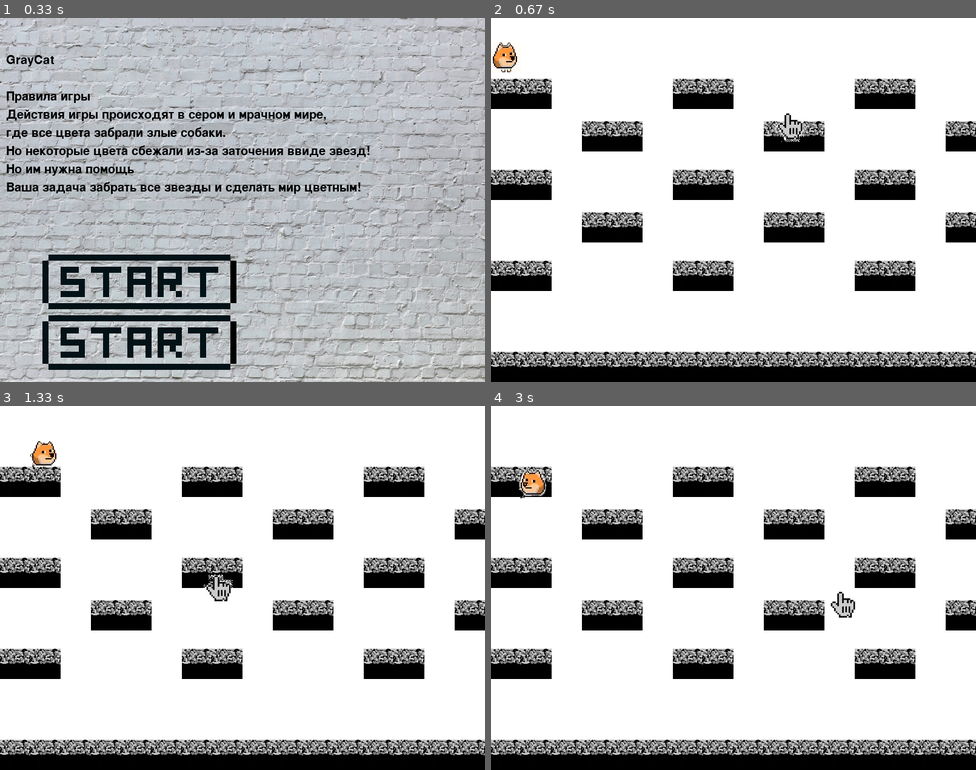
Above: before the commit, frames 1-4 (two rows, left to right).
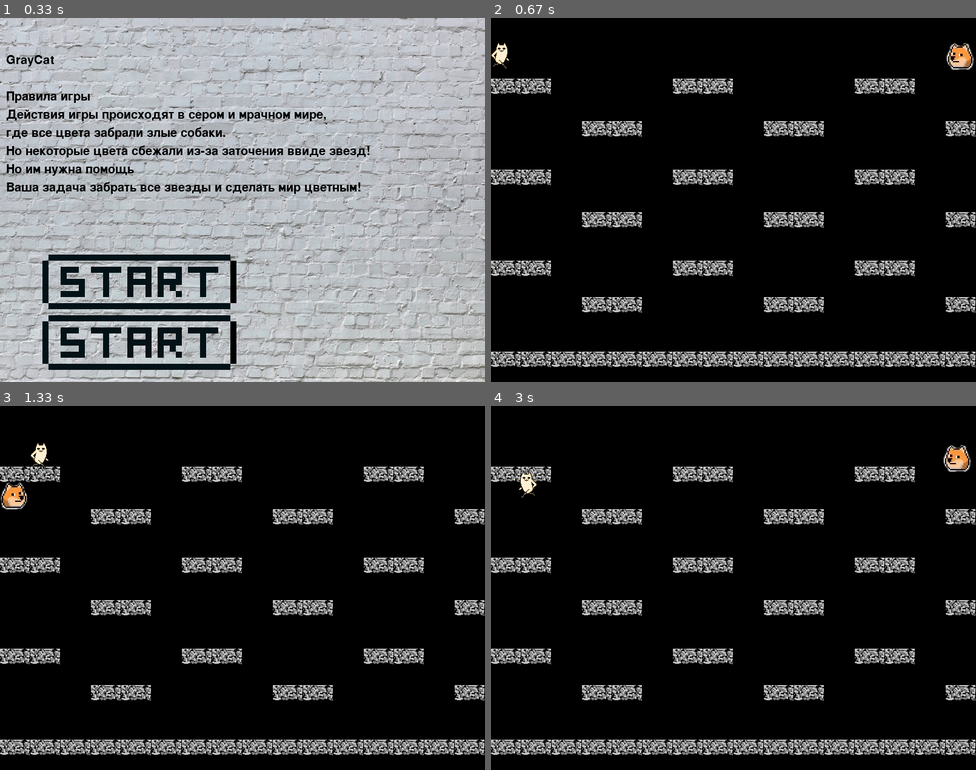
Above: after the commit, the same moments.

Repository: AnastasiaPotapova/PygameProject
Game: pygame game, started from game.py
The game is run twice, just before and just after one commit, with the same random seed, the same clock (stepped at 60 frames per second) and the same inputs.
Inputs (mouse positions are in pixels of both pictures, inside the frame that each line leads up to):
- Up to frame 1 (0.33 s): no input
- Up to frame 2 (0.67 s): press the mouse at (631, 338) at 0.37 s; move the mouse to (704, 225) at 0.47 s; release the mouse at (777, 112) at 0.6 s
- Up to frame 3 (1.33 s): press the mouse at (140, 726) at 0.7 s; move the mouse to (218, 668) at 0.8 s; release the mouse at (291, 613) at 0.93 s; hold Right from 1 s (still down); hold D from 1 s (still down); move the mouse to (203, 573) at 1.03 s
- Up to frame 4 (3 s): release Right at 1.47 s; release D at 1.47 s; hold Up 1.5-1.8 s; hold W 1.5-1.8 s; move the mouse to (573, 460) at 1.53 s; hold Right 1.83-2.3 s; hold D 1.83-2.3 s; move the mouse to (767, 504) at 1.87 s; hold Left 2.33-2.87 s; hold A 2.33-2.87 s; move the mouse to (791, 562) at 2.37 s; hold Left from 2.9 s (still down); hold A from 2.9 s (still down); move the mouse to (830, 591) at 2.93 s

Frame 1 is identical in both runs. In frame 2, 78% of the frame differs, in the area x 0-100%, y 0-96%; in frame 3, 78%; in frame 4, 78%.

Commit message:
Ну ладно, есть у меня еще мотивация

Diff:
--- a/data/level1.txt
+++ b/data/level1.txt
@@ -1,2 +1,2 @@
-550,0;550,50;550,100;550,150;550,200;550,250;550,300;550,350 …(239 unchanged characters)… ;250,600;400,650;400,600;320,750;170,750
-190,130;180,290;480,130;480,290;750,130;750,290
+550,0;550,50;550,100;550,150;550,200;550,250;550,300;550,350 …(239 unchanged characters)… ;250,600;400,650;400,600;320,750;170,750;460,150;460,450;460,200;460,500;460,750
+190,130;180,290;480,130;480,290;750,130;750,290;750,410;480,410;190,410
--- a/game.py
+++ b/game.py
@@ -98,7 +98,7 @@
             if event.type == pygame.MOUSEMOTION:
                 mouse.activ(pygame.mouse.get_pos())
                 pygame.mouse.set_visible(False)
-        screen.fill((255, 255, 255))
+        screen.fill((0, 0, 0))
         if pers.check():
             end_group.update()
             end_group.draw(screen)
@@ -149,10 +149,9 @@
             if event.type == pygame.KEYUP:
                 pers.x = 0
                 en.x = 0
-            if event.type == pygame.MOUSEMOTION:
-                mouse.activ(pygame.mouse.get_pos())
-                pygame.mouse.set_visible(False)
-        screen.fill((255, 255, 255))
+            if event.type == pygame.MOUSEBUTTONDOWN:
+                print(pygame.mouse.get_pos())
+        screen.fill((0, 0, 0))
         if pers.check() or en.check():
             end_group.update()
             end_group.draw(screen)
@@ -290,7 +289,7 @@
 
 
 class Block(pygame.sprite.Sprite):
-    image = load_image("block.jpg")
+    image = load_image("block.png")
 
     def __init__(self, g, x, y):
         super().__init__(g)
@@ -332,7 +331,7 @@
 
 
 class Creature(pygame.sprite.Sprite):
-    image = load_image("character'.jpg", -1)
+    image = load_image("character_right.png", -1)
     image_left = load_image("character_left.png", -1)
     image_right = load_image("character_right.png", -1)
     image_up = load_image("character_up.png")
@@ -409,7 +408,7 @@
 
 
 class Enemy(pygame.sprite.Sprite):
-    image = load_image("dog_right.png", -1)
+    image = load_image("dog_left.png", -1)
     image_left = load_image("dog_left.png", -1)
     image_right = load_image("dog_right.png", -1)
 
@@ -418,7 +417,7 @@
         self.image = Enemy.image
         self.rect = self.image.get_rect()
         self.mask = pygame.mask.from_surface(self.image)
-        self.rect.x = 0
+        self.rect.x = 750
         self.rect.y = 0
         self.jump_count = 15
         self.is_jump = False
@@ -478,8 +477,8 @@
 
 
 class Boss(pygame.sprite.Sprite):
-    image = load_image('ghost.png', -1)
-    image_angry = load_image('angry_ghost.png', -1)
+    image = load_image('ghost.png')
+    image_angry = load_image('angry_ghost.png')
 
     def __init__(self, g):
         super().__init__(g)
@@ -521,7 +520,7 @@
 
 
 class Bullet(pygame.sprite.Sprite):
-    image = load_image('bullet.png', -1)
+    image = load_image('bullet.png')
 
     def __init__(self, g, x, y, vel):
         super().__init__(g)
@@ -589,7 +588,10 @@
         game_1()
         end_screen()
     elif k == 2:
+        boss_group.empty()
         door_group.empty()
+        mg.empty()
+        star_group.empty()
         end_group = EndGroup()
         pers_group = pygame.sprite.Group()
         pers = Creature(pers_group)
Binary file changed: data/1x1.png
Binary file changed: data/angry_ghost.png
Binary file changed: data/arrow.png
Binary file removed: data/block.jpg
Binary file added: data/block.png
Binary file changed: data/bullet.png
Binary file changed: data/ghost.png
